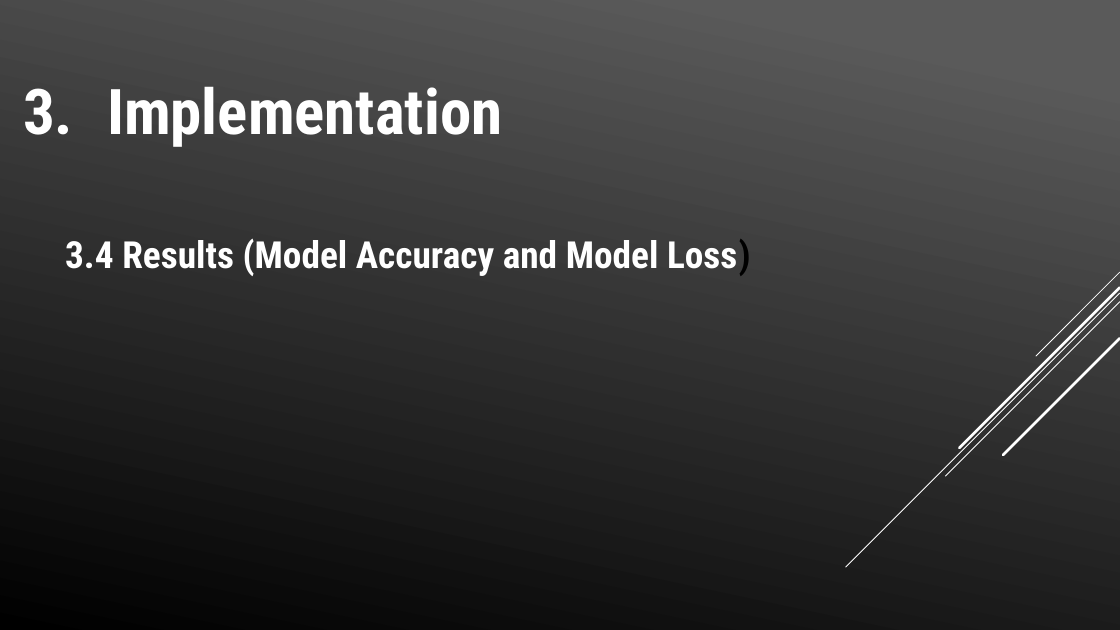
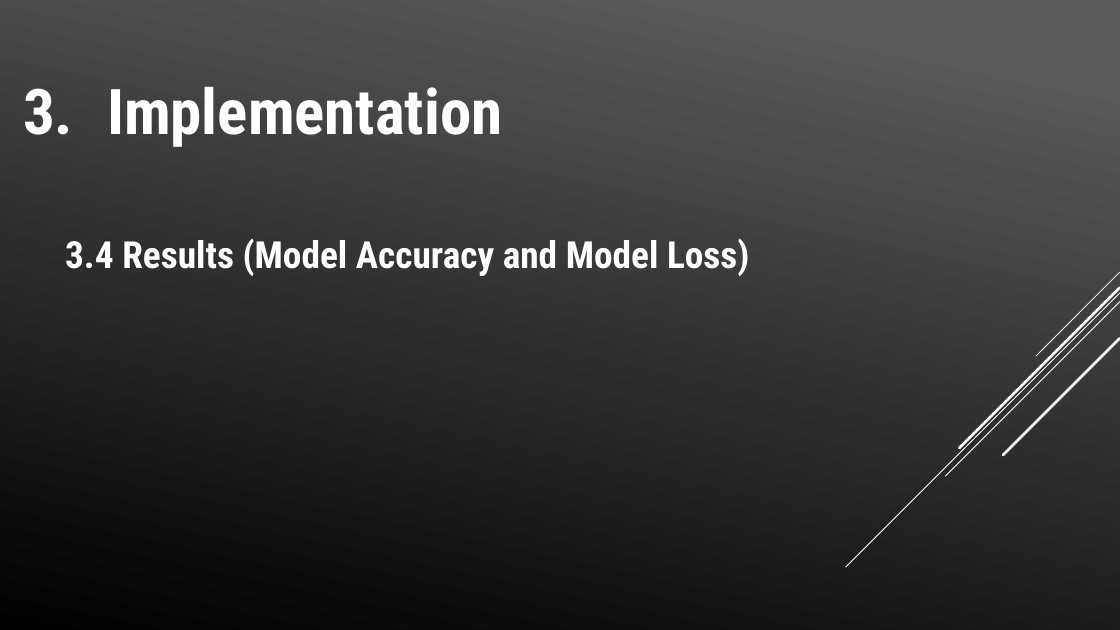
Before and after one commit to jordantangy/MoviePosterClassification-CNN, a slide deck: slide 20 of Slide Show.pptx. Drawn at 1120x630 pixels with LibreOffice and Linux fonts; fonts in the diff are those of the drawing. Boxes give left, top, right and bottom in pixels: in the first picture for what was removed or moved away, otherwise in the second. Text is boxed around its words. In the diff, an @@ line names an element or a change of style, - is before the commit and + after.

```diff
--- a/Slide Show.pptx
+++ b/Slide Show.pptx
@@ text at [65, 238, 749, 276]: text colour #000000 to #FFFFFF in "Loss)" @@
```
Also in this commit, not shown: 4 other slides changed, 6 slides added, 6 slides removed, 1 other file.
